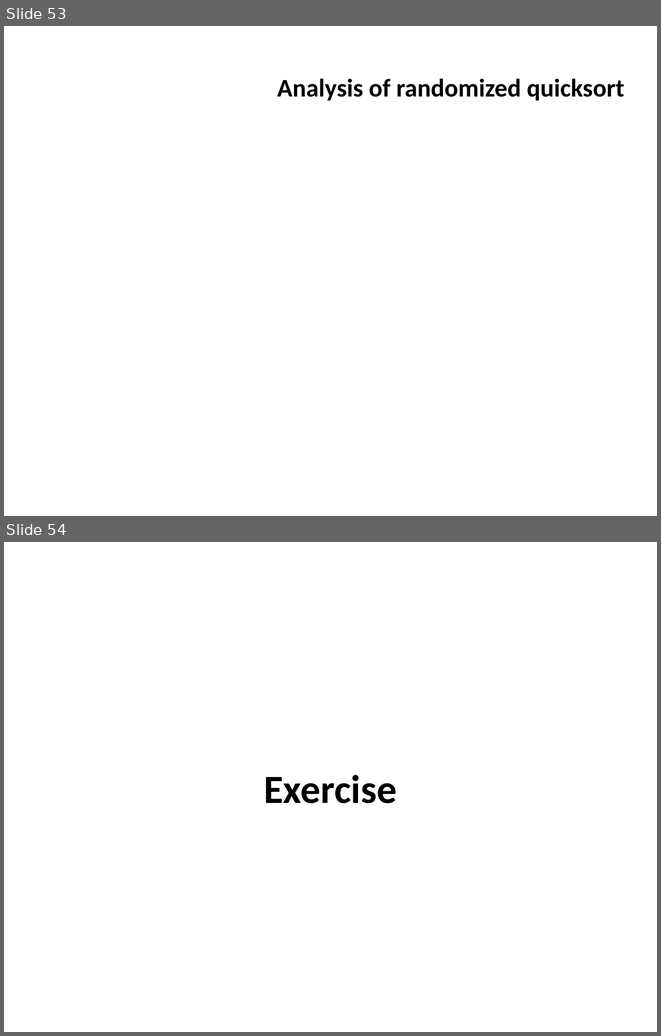
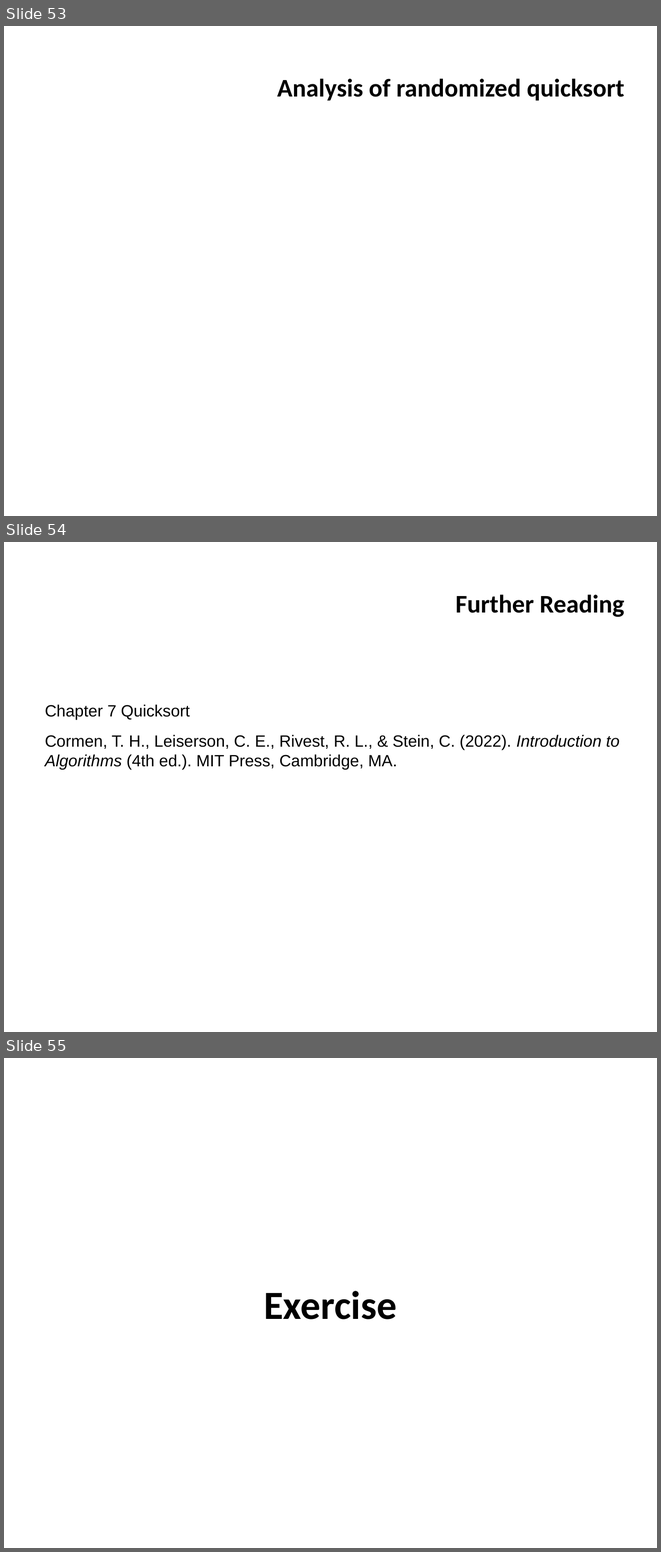
Before and after one commit to ifromm/dsa, a slide deck: slides/unit_2_quicksort.pptx. Shown one above the other, each under a label of ours: slides 53 and 54 before the commit, slides 53, 54 and 55 after it. The pictures are 661x1036 and 661x1552 pixels, drawn with LibreOffice and Linux fonts; fonts in the diff are those of the drawing; grey boxes stand for pictures; background and template pictures are left out. Boxes give left, top, right and bottom in pixels: in the first picture for what was removed or moved away, otherwise in the second. Text is boxed around its words. In the diff, an @@ line names an element or a change of style, - is before the commit and + after.

Commit message:
Added literature

```diff
--- a/slides/unit_2_quicksort.pptx
+++ b/slides/unit_2_quicksort.pptx
@@ slide 54 added at (4, 542, 657, 1032), background picture (left out); not listed: 1 template element that a slide beside it also shows @@
@@ title added at (456, 594, 625, 617), 28 pt, text #000000, bold @@
+Further Reading
@@ text added at (45, 704, 620, 769), 18 pt, text #000000 @@
+Chapter 7 Quicksort
+Cormen, T. H., Leiserson, C. E., Rivest, R. L., & Stein, C. (2022). Introduction to Algorithms (4th ed.). MIT Press, Cambridge, MA.
@@ what was slide 54 is now slide 55 @@
```
